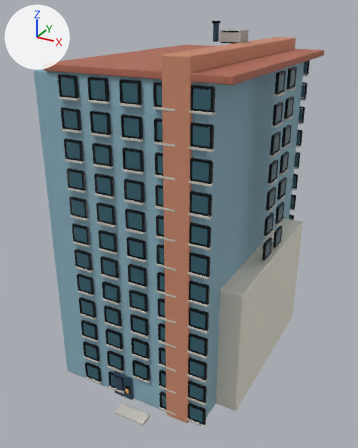
An edit to the glTF model assets/models/realistic/RES_HIGH_2x3_002.glb, drawn before and after from the same camera.
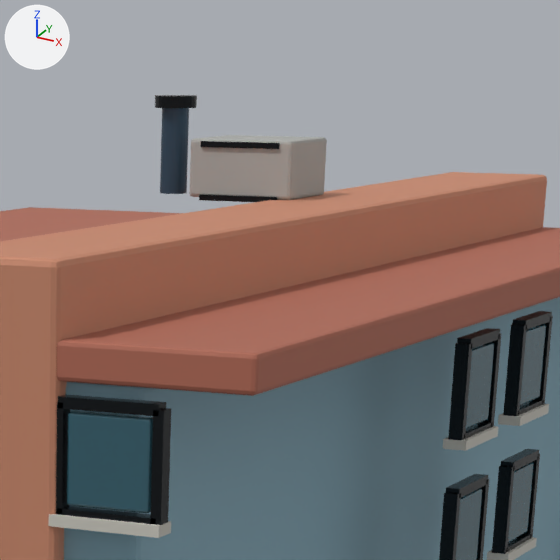
Each version appears first whole from a 50 mm lens placed at (4.37, -8.85, 7.34), pointed at (-0.23, -0.49, 3.16), and next in a close-up on the part from 50% to 83% of the width and 0% to 27% of the height. The axes (+X, +Y, +Z) are drawn at upper left. The lights are the same throughout. The last two pictures show the newer version. Objects named as collision shapes, trigger or cutter boxes, shadow casters or lower levels of detail are left out. Where no turn or scale is listed for an object, it has been applied to the vertices. Vertices at exactly the same position are counted once.

The scene before the commit, as lines of its bpy script (objects in view):
```python
me_cube = bpy.data.meshes.new('Cube')
me_cube.from_pydata(...)  # 16648 vertices, 29260 faces; spans x -1.64..2.08, y -2.94..2.48, z -3.18..3.9
me_cube.materials.append(mat_focus_real_blue)  # cyan #89afbf
me_cube.materials.append(mat_focus_real_terracotta_light)  # orange #ca896c
me_cube.materials.append(mat_focus_real_paper)  # white #eae5d6
me_cube.materials.append(mat_focus_real_glass_dark)  # dark cyan #35616f
me_cube.materials.append(mat_focus_real_navy)  # dark blue #355065
me_cube.materials.append(mat_focus_real_terracotta)  # brown #af6955
me_cube.materials.append(mat_focus_real_black)  # black #1d2124
me_cube.materials.append(mat_focus_real_concrete_light)  # light grey #cecbc2
me_cube.materials.append(mat_focus_real_window_warm)  # orange #eab86f
me_cube.materials.append(mat_focus_real_concrete)  # grey #adafac
ob_res_high_2x3_002_visual = bpy.data.objects.new('RES_HIGH_2x3_002_Visual', me_cube)
ob_res_high_2x3_002_visual.location = (-0.34, 0.0, 3.18)
```
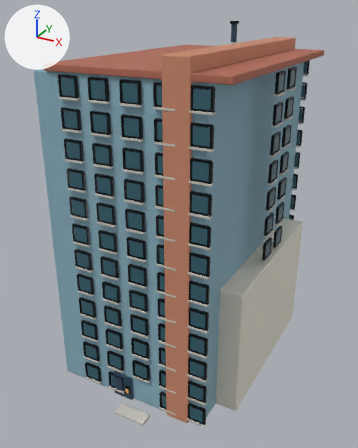
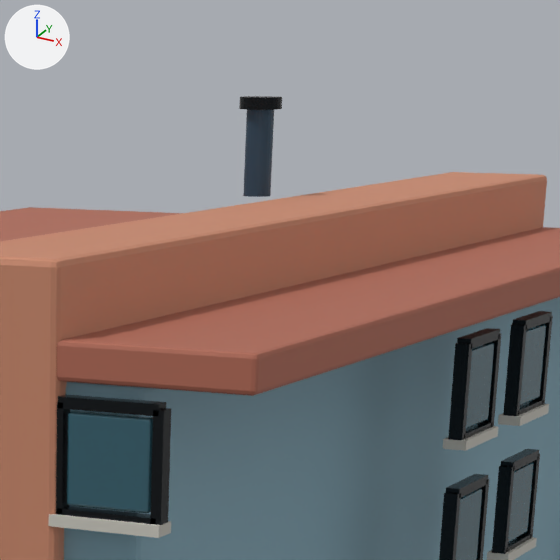
Location of each change, (x1, y1, x2, y2) in pixels of the close-ups (560 x 560 px; the box of a moved part takes in the faces that stretch with it):
'RES_HIGH_2x3_002_Visual', reshaped: before (0, 95, 560, 560); after (0, 96, 560, 560)
part 1 of me_cube, deleted (black): before (201, 141, 280, 149)
part 2 of me_cube, deleted: before (189, 135, 327, 200)
part 3 of me_cube, deleted (black): before (155, 95, 197, 108)
part 4 of me_cube, moved or reshaped: before (160, 108, 277, 202); after (239, 96, 282, 197)

Patch to the scene script:
```diff
--- a/assets/models/realistic/RES_HIGH_2x3_002.glb.py
+++ b/assets/models/realistic/RES_HIGH_2x3_002.glb.py
@@ me_cube @@
 # used by ob_res_high_2x3_002_visual; location = (-0.34, 0.0, 3.18)
-me_cube.from_pydata(...)  # 16648 vertices, 29260 faces; spans x -1.64..2.08, y -2.94..2.48, z -3.18..3.9
+me_cube.from_pydata(...)  # 16480 vertices, 28936 faces; spans x -1.64..2.08, y -2.94..2.48, z -3.18..3.9
+# me_cube part 1: the loose piece of 56 vertices spanning x 0.62..0.95, y 0.23..0.25, z 3.72..3.74 is deleted
+# me_cube part 2: the loose piece of 56 vertices spanning x 0.57..1.01, y 0.24..0.62, z 3.53..3.75 is deleted
+# me_cube part 3: the loose piece of 48 vertices spanning x 0.33..0.5, y 0.35..0.52, z 3.86..3.9 is deleted
+# me_cube part 4
+# 52 vertices are removed from x 0.62..0.95, y 0.23..0.25, z 3.52..3.54
+# 108 faces are deleted
+# 28 vertices in x 0.36..0.47, y 0.38..0.49, z 3.53..3.87 move by (0.37, 0.0, 0.0)
+# 20 vertices in x 0.36..0.45, y 0.38..0.49, z 3.53..3.87 move by (0.38, 0.0, 0.0)
+# 4 vertices move from x 0.62..0.95, y 0.23..0.24, z 3.52..3.54 to x 0.7..0.87, y 0.35..0.46, z 3.86..3.9
+# 28 vertices are added at x 0.7..0.87, y 0.35..0.52, z 3.86..3.9
+# 16 new vertices lie (0.0, 0.0, 0.04) away from vertices in x 0.62..0.86, y 0.24..0.52, z 3.52..3.86
+# 92 new faces join them, mat_focus_real_black (black #1d2124)
 me_cube.materials.append(mat_focus_real_blue)
@@ me_cube @@
 me_cube.materials.append(mat_focus_real_window_warm)
-me_cube.materials.append(mat_focus_real_concrete)  # grey #adafac
```
